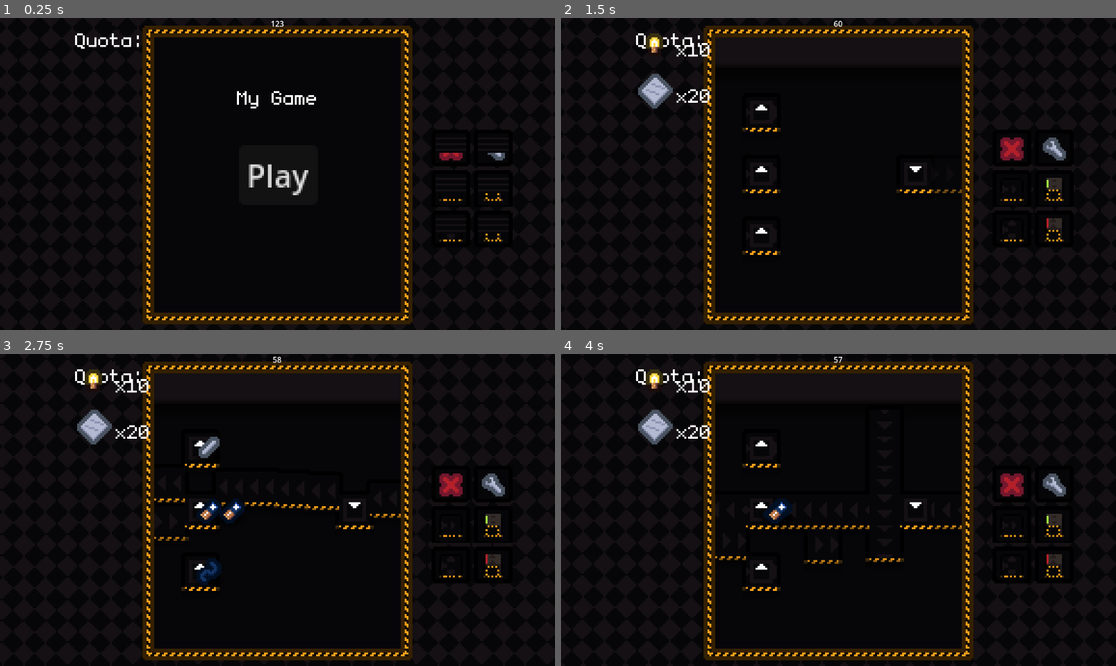
Above: before the commit, frames 1-4 (two rows, left to right).
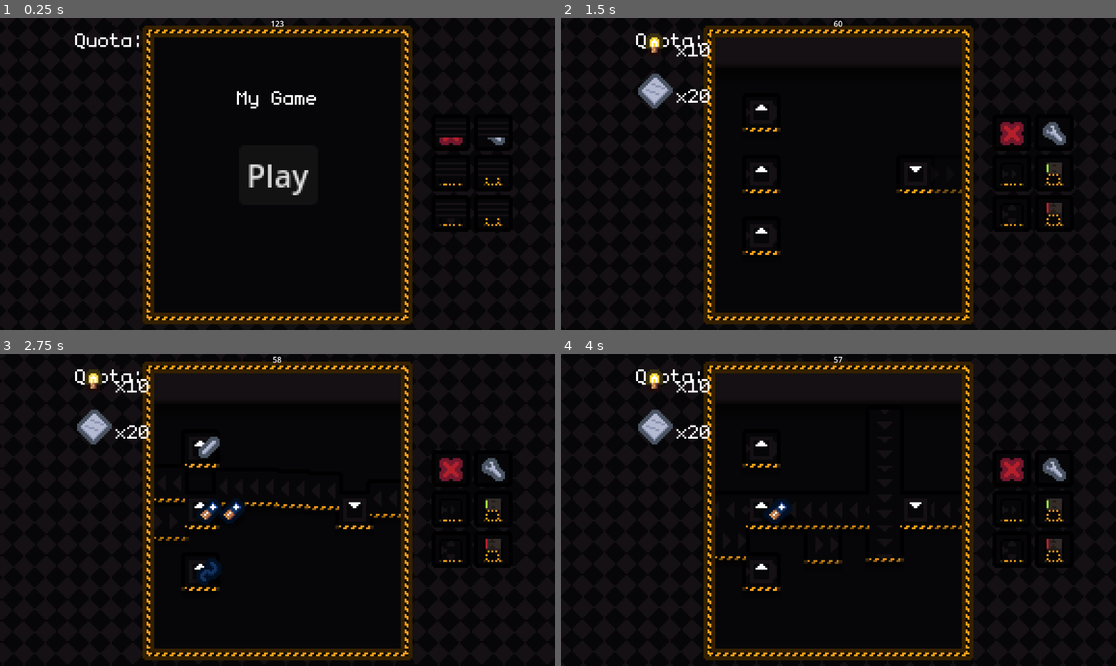
Above: after the commit, the same moments.

Repository: outercloudstudio/gmtk-2024
Game: Godot game, scene res://scenes/game.tscn
The game is run twice, just before and just after one commit, with the same random seed, the same clock (stepped at 60 frames per second) and the same inputs.
Inputs (mouse positions are in pixels of both pictures, inside the frame that each line leads up to):
- Up to frame 1 (0.25 s): no input
- Up to frame 2 (1.5 s): click "Play" at 0.5 s; move the mouse to (960, 158) at 1.27 s; press the mouse at (960, 158) at 1.28 s
- Up to frame 3 (2.75 s): move the mouse to (166, 525) at 2.02 s; release the mouse at (166, 525) at 2.03 s; click (166, 525) at 2.1 s
- Up to frame 4 (4 s): move the mouse to (894, 441) at 2.77 s; press the mouse at (894, 441) at 2.78 s; move the mouse to (810, 572) at 3.52 s; release the mouse at (810, 572) at 3.53 s; click (810, 572) at 3.6 s

The runs differ from the first frame. In frame 1, 0.5% of the frame differs, in the area x 79-91%, y 38-72%; in frame 2, 1.4%; in frame 3, 1.4%; in frame 4, 1.4%, in the area x 79-91%, y 33-72%.

Commit message:
repair tool

Diff:
--- a/scenes/world.tscn
+++ b/scenes/world.tscn
@@ -381,27 +381,27 @@
 position = Vector2(90, 0)
 
 [node name="ToolButton2" parent="Tools" instance=ExtResource("10_2dx41")]
-position = Vector2(0, -21)
+position = Vector2(0, -29)
 texture = ExtResource("12_u80pu")
 
 [node name="ToolButton" parent="Tools" instance=ExtResource("10_2dx41")]
-position = Vector2(0, 0)
+position = Vector2(0, -8)
 texture = ExtResource("11_fxgoa")
 
 [node name="ToolButton3" parent="Tools" instance=ExtResource("10_2dx41")]
-position = Vector2(0, 21)
+position = Vector2(0, 13)
 texture = ExtResource("13_cndej")
 
 [node name="ToolButton6" parent="Tools" instance=ExtResource("10_2dx41")]
-position = Vector2(22, -21)
+position = Vector2(22, -29)
 texture = ExtResource("14_idjjr")
 
 [node name="ToolButton4" parent="Tools" instance=ExtResource("10_2dx41")]
-position = Vector2(22, 0)
+position = Vector2(22, -8)
 texture = ExtResource("14_oj5uq")
 
 [node name="ToolButton5" parent="Tools" instance=ExtResource("10_2dx41")]
-position = Vector2(22, 21)
+position = Vector2(22, 13)
 texture = ExtResource("15_ukf6u")
 
 [connection signal="pressed" from="MenuViewArea/Main Menu/PlayButton" to="." method="start_game"]
@@ -410,5 +410,6 @@
 [connection signal="on_clicked" from="Tools/ToolButton2" to="." method="select_delete"]
 [connection signal="on_clicked" from="Tools/ToolButton" to="." method="select_conveyor"]
 [connection signal="on_clicked" from="Tools/ToolButton3" to="." method="select_splitter"]
+[connection signal="on_clicked" from="Tools/ToolButton6" to="." method="select_repair"]
 [connection signal="on_clicked" from="Tools/ToolButton4" to="." method="select_constructor"]
 [connection signal="on_clicked" from="Tools/ToolButton5" to="." method="select_deconstructor"]
--- a/scripts/random_wear.gd
+++ b/scripts/random_wear.gd
@@ -5,26 +5,35 @@
 @export var explosion_scene: PackedScene
 
 
-var time_tille_explode = 0
+var time_till_explode = 0
 var spawned_smoke = false
 
+var smoke: Node2D
 
 func _ready() -> void:
-	time_tille_explode = randf_range(20, 40)
+	time_till_explode = randf_range(20, 40)
+
+
+func repair():
+	spawned_smoke = false
+	time_till_explode = randf_range(20, 40)
+
+	if smoke != null:
+		smoke.queue_free()
 
 
 func _process(delta: float) -> void:
-	time_tille_explode -= delta
+	time_till_explode -= delta
 
-	if time_tille_explode < 5 && !spawned_smoke:
-		var smoke: Node2D = smoke_scene.instantiate()
+	if time_till_explode < 5 && !spawned_smoke:
+		smoke = smoke_scene.instantiate()
 		get_parent().add_child(smoke)
 
 		smoke.global_position = global_position
 
 		spawned_smoke = true
 
-	if time_tille_explode <= 0:
+	if time_till_explode <= 0:
 		var explosion: GPUParticles2D = explosion_scene.instantiate()
 		get_parent().get_parent().add_child(explosion)
 
--- a/scripts/tile.gd
+++ b/scripts/tile.gd
@@ -75,3 +75,8 @@
 		triggered_place = true
 
 		$AnimationPlayer.play()
+
+
+func repair():
+	if has_node("RandomWear"):
+		$RandomWear.repair()
--- a/scripts/world.gd
+++ b/scripts/world.gd
@@ -15,6 +15,7 @@
 var preview_tiles = []
 var _level: Level
 var _selected_tile: PackedScene
+var _selected_repair_tool = false
 
 
 func _ready() -> void:
@@ -80,9 +81,13 @@
 	if _selected_tile == null:
 		var tile_location: Vector2i = Vector2i(floor(target / 16))
 
-		if tilemap.has(tile_location) && tilemap[tile_location].can_be_replaced:
-			tilemap[tile_location].queue_free()
-			tilemap.erase(tile_location)
+		if _selected_repair_tool:
+			if tilemap.has(tile_location) && tilemap[tile_location].can_be_replaced:
+				tilemap[tile_location].repair()
+		else:
+			if tilemap.has(tile_location) && tilemap[tile_location].can_be_replaced:
+				tilemap[tile_location].queue_free()
+				tilemap.erase(tile_location)
 
 		return
 
@@ -124,22 +129,32 @@
 
 func select_conveyor():
 	_selected_tile = conveyor_scene
+	_selected_repair_tool = false
 
 
 func select_splitter():
 	_selected_tile = splitter_scene
+	_selected_repair_tool = false
 
 
 func select_constructor():
 	_selected_tile = constructor_scene
+	_selected_repair_tool = false
 
 
 func select_deconstructor():
 	_selected_tile = deconstructor_scene
+	_selected_repair_tool = false
 
 
 func select_delete():
 	_selected_tile = null
+	_selected_repair_tool = false
+
+
+func select_repair():
+	_selected_tile = null
+	_selected_repair_tool = true
 
 
 func start_game():
